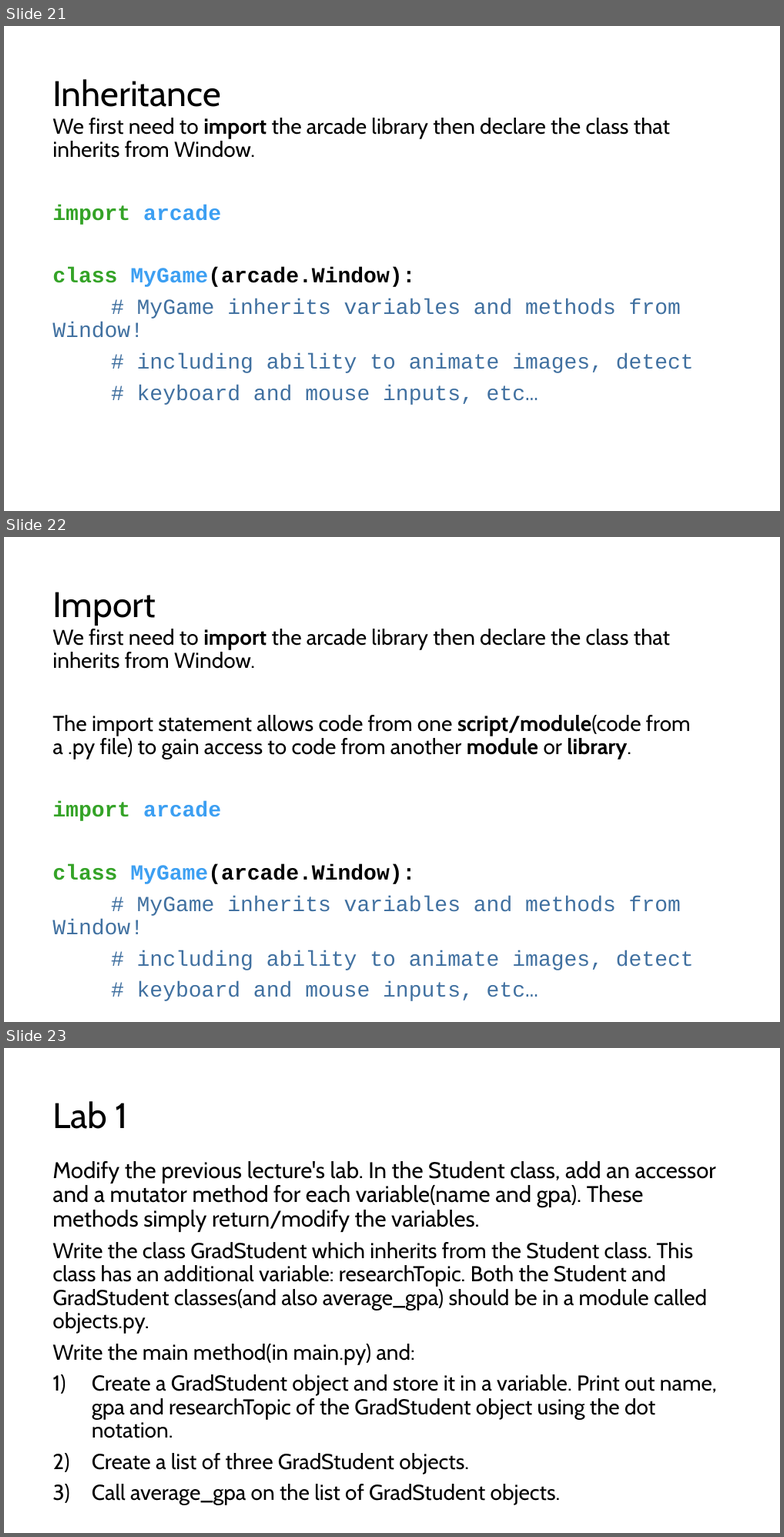
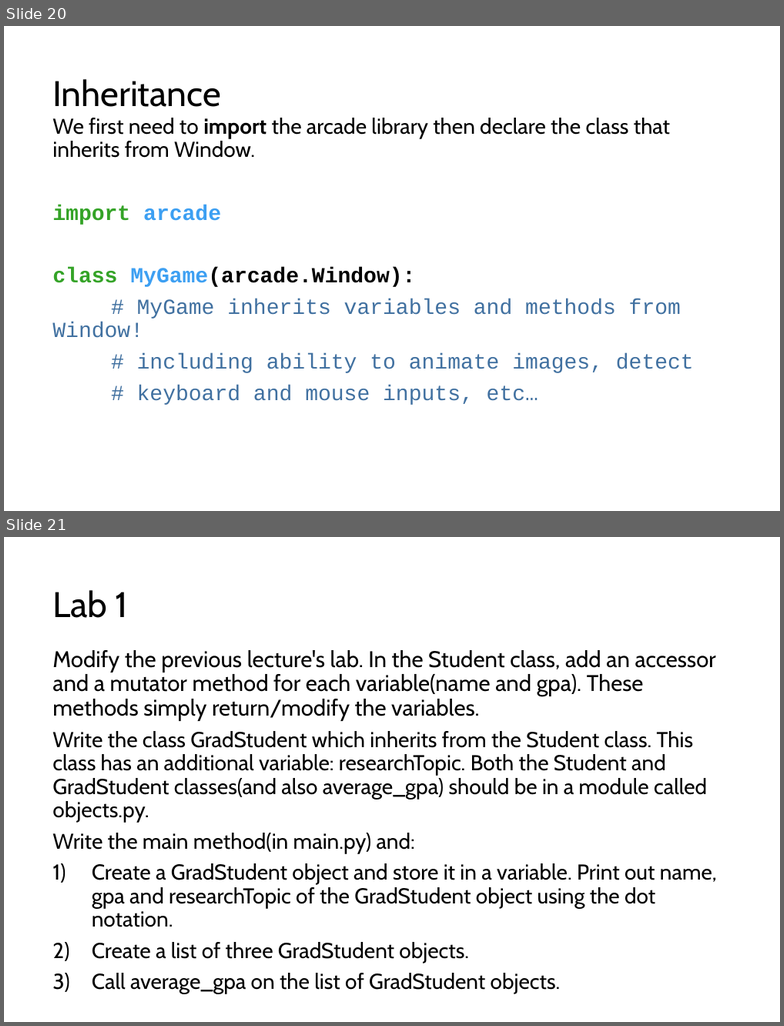
Before and after one commit to LongBaoNguyen/longbaonguyen.github.io, a slide deck: courses/apcsp/lect10.pptx. Shown one above the other, each under a label of ours: slides 21, 22 and 23 before the commit, slides 20 and 21 after it. The pictures are 784x1537 and 784x1026 pixels, drawn with LibreOffice and Linux fonts; fonts in the diff are those of the drawing. Boxes give left, top, right and bottom in pixels: in the first picture for what was removed or moved away, otherwise in the second. Text is boxed around its words. In the diff, an @@ line names an element or a change of style, - is before the commit and + after.

```diff
--- a/courses/apcsp/lect10.pptx
+++ b/courses/apcsp/lect10.pptx
@@ slide 22 removed at (x1=4, y1=537, x2=780, y2=1022), background #FFFFFF @@
@@ title removed at (x1=53, y1=592, x2=155, y2=626) @@
-Import
@@ text removed at (x1=53, y1=629, x2=694, y2=1001) @@
-We first need to import the arcade library then declare the class that inherits from Window.
-The import statement allows code from one script/module(code from a .py file) to gain access to code from another module or library.
-import arcade
-class MyGame(arcade.Window):
-# MyGame inherits variables and methods from Window!
-# including ability to animate images, detect
-# keyboard and mouse inputs, etc…
@@ what was slide 21 is now slide 20 @@
@@ what was slide 23 is now slide 21 @@
```
Also in this commit, not shown: 4 slides changed, 1 other slide removed, 3 other files.
